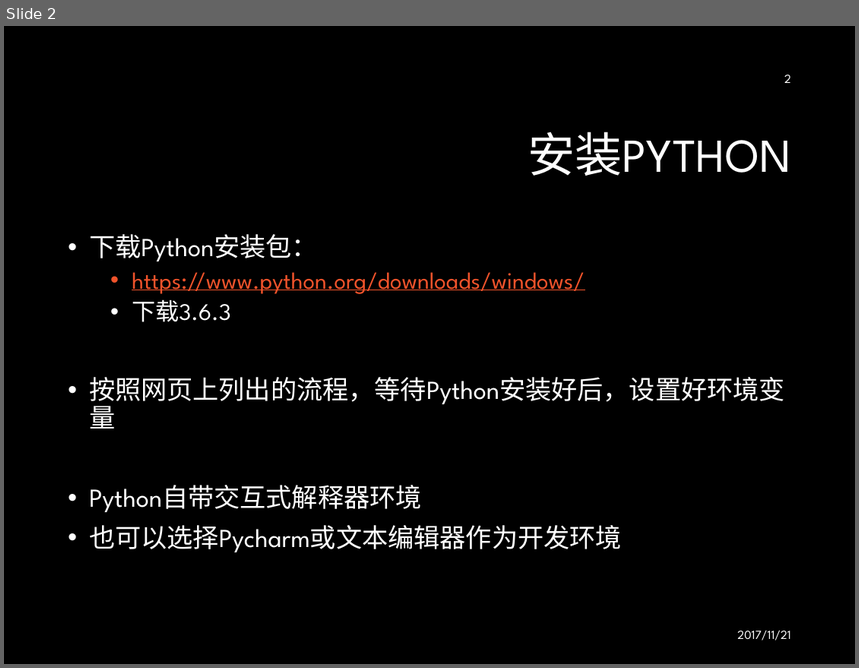
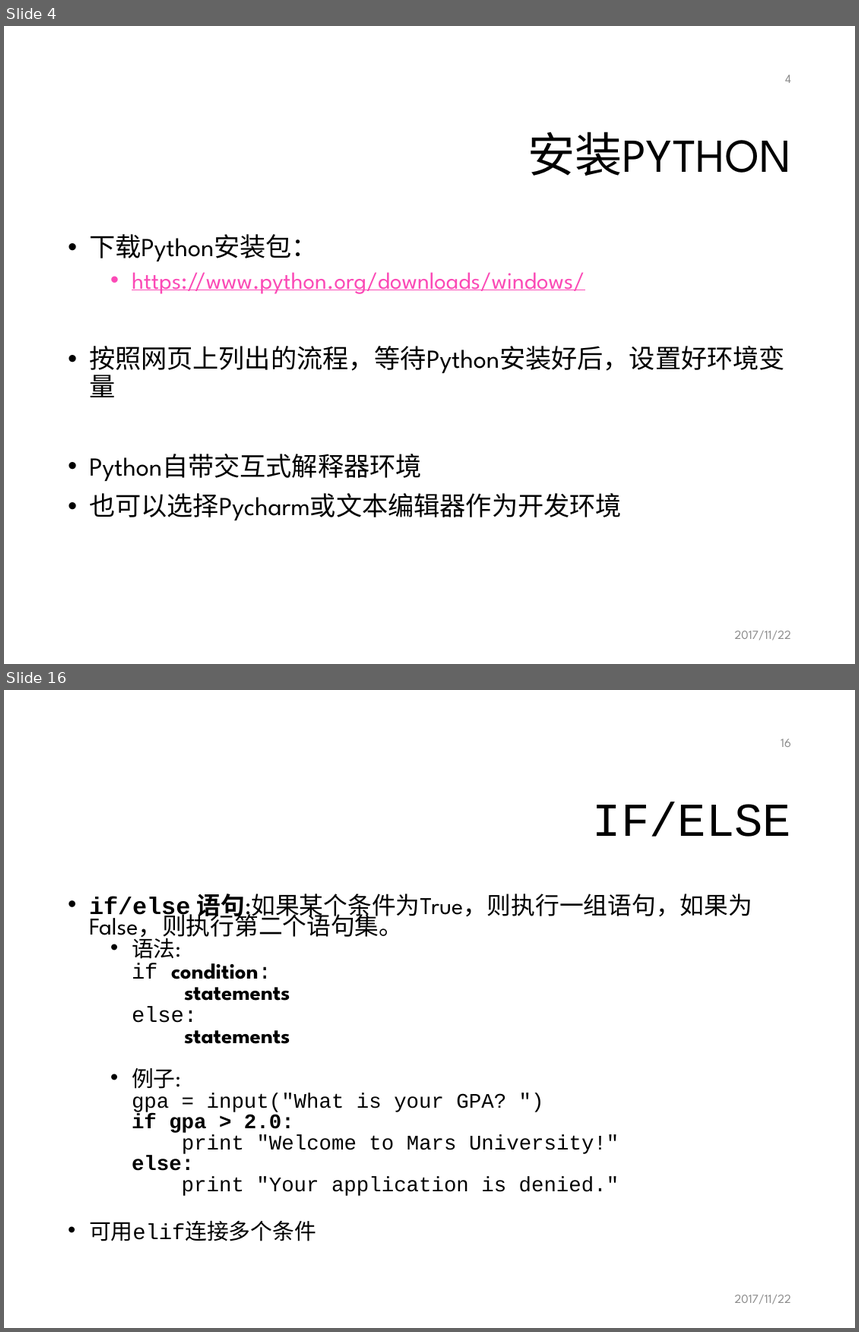
Before and after one commit to mcai/PythonTraining, a slide deck: intro_python_programming.pptx. Shown one above the other, each under a label of ours: slide 2 before the commit, slides 4 and 16 after it; the slides between them are not shown. The pictures are 859x668 and 859x1332 pixels, drawn with LibreOffice and Linux fonts; fonts in the diff are those of the drawing; background and template pictures are left out. Boxes give left, top, right and bottom in pixels: in the first picture for what was removed or moved away, otherwise in the second. Text is boxed around its words. In the diff, an @@ line names an element or a change of style, - is before the commit and + after.

```diff
--- a/intro_python_programming.pptx
+++ b/intro_python_programming.pptx
@@ slide 16 added at <box>4,690,855,1328</box>, background #FFFFFF @@
@@ page number added at <box>781,739,791,747</box>, 10.5 pt, text #8C8C8C @@
+16
@@ title added at <box>593,802,791,837</box>, 40 pt, text #000000 @@
+IF/ELSE
@@ text added at <box>89,894,753,1242</box>, 17.6 pt, text #000000 @@
+• if/else 语句:如果某个条件为True，则执行一组语句，如果为False，则执行第二个语句集。
+  • 语法:
+  if condition:
+  statements
+  else:
+  statements
+  • 例子:
+  gpa = input("What is your GPA? ")
+  if gpa > 2.0:
+  print "Welcome to Mars University!"
+  else:
+  print "Your application is denied."
+• 可用elif连接多个条件
@@ text added at <box>735,1295,791,1305</box>, 10.5 pt, text #8C8C8C @@
+2017/11/22
@@ what was slide 2 is now slide 4 @@
@@ slide 4 changed as well @@
@@ background #000000 to #FFFFFF @@
@@ page number at <box>785,75,791,83</box>: text changed; text colour #FFFFFF to #8C8C8C @@
-2
+4
@@ title "安装PYTHON" at <box>528,132,791,176</box>: text colour #FFFFFF to #000000 @@
@@ text "下载Python安装包：" at <box>89,234,785,521</box>: text colour #FFFFFF to #000000 in "下载Python安装包：", "按照网页上列出的流程，等待Python安装好后，设置好环境变量", "Python自带交互式解释器环境", "也可以选择Pycharm或文本编辑器作为开发环境"; text colour #F0532B to #FB4AB6 in "https://www.python.org/downloads/windows/" @@
@@ text at <box>132,300,231,322</box>: paragraph removed @@
-  • 下载3.6.3
@@ text at <box>735,631,791,641</box>: text changed; text colour #FFFFFF to #8C8C8C @@
-2017/11/21
+2017/11/22
```
Also in this commit, not shown: 1 other slide changed, 23 other slides added.
